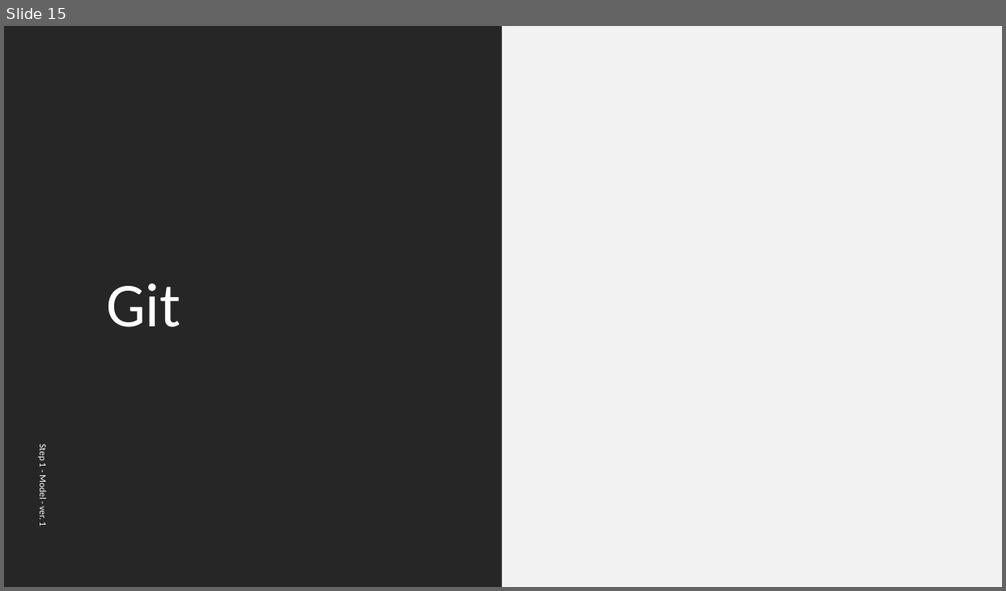
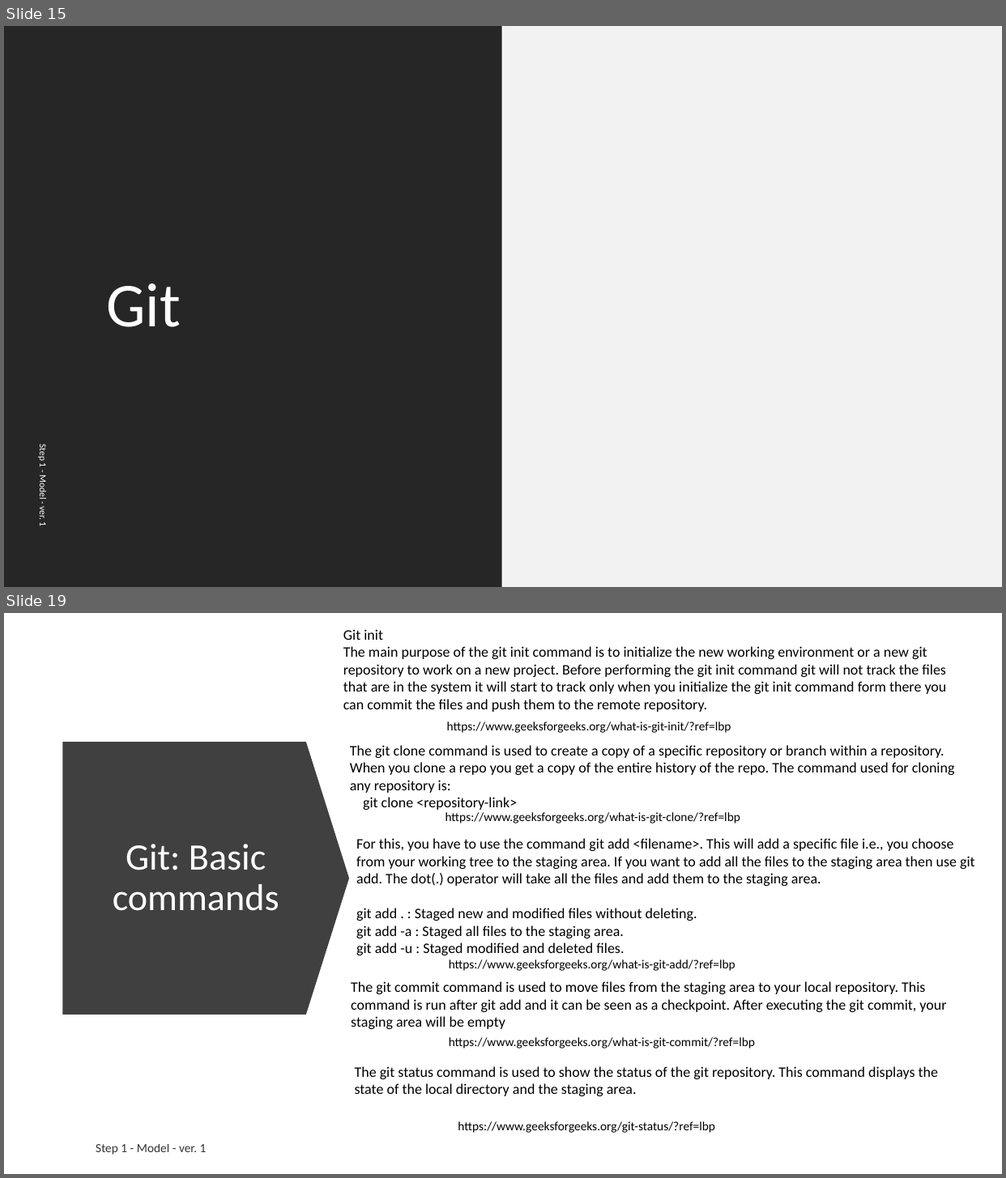
Before and after one commit to ext4dmin/DevOps-Mentorship, a slide deck: Step06-Version_Control_System_speach.pptx. Shown one above the other, each under a label of ours: slide 15 before the commit, slides 15 and 19 after it; the slides between them are not shown. The pictures are 1006x591 and 1006x1178 pixels, drawn with LibreOffice and Linux fonts; fonts in the diff are those of the drawing. Boxes give left, top, right and bottom in pixels: in the first picture for what was removed or moved away, otherwise in the second. Text is boxed around its words. In the diff, an @@ line names an element or a change of style, - is before the commit and + after.

Commit message:
Step 6. VCS
Git section is added. Redy to Review

```diff
--- a/Step06-Version_Control_System_speach.pptx
+++ b/Step06-Version_Control_System_speach.pptx
@@ slide 19 added at [4,613,1002,1174], background #FFFFFF @@
@@ text added at [343,629,947,712], 14 pt, text #000000 @@
+Git init
+The main purpose of the git init command is to initialize the new working environment or a new git repository to work on a new project. Before performing the git init command git will not track the files that are in the system it will start to track only when you initialize the git init command form there you can commit the files and push them to the remote repository.
@@ text added at [447,722,731,733], 12 pt, text #000000 @@
+https://www.geeksforgeeks.org/what-is-git-init/?ref=lbp
@@ down arrow added at [63,742,350,1015], fill #404040 @@
@@ text added at [350,745,955,810], 14 pt, text #000000 @@
+The git clone command is used to create a copy of a specific repository or branch within a repository. When you clone a repo you get a copy of the entire history of the repo. The command used for cloning any repository is:
+git clone <repository-link>
@@ text added at [445,812,740,824], 12 pt, text #000000 @@
+https://www.geeksforgeeks.org/what-is-git-clone/?ref=lbp
@@ title added at [113,844,279,911], 36 pt, text #FFFFFF @@
+Git: Basic commands
@@ text added at [356,838,975,956], 14 pt, text #000000 @@
+For this, you have to use the command git add <filename>. This will add a specific file i.e., you choose from your working tree to the staging area. If you want to add all the files to the staging area then use git add. The dot(.) operator will take all the files and add them to the staging area.
+git add . : Staged new and modified files without deleting.
+git add -a : Staged all files to the staging area.
+git add -u : Staged modified and deleted files.
@@ text added at [449,960,735,971], 12 pt, text #000000 @@
+https://www.geeksforgeeks.org/what-is-git-add/?ref=lbp
@@ text added at [351,982,946,1029], 14 pt, text #000000 @@
+The git commit command is used to move files from the staging area to your local repository. This command is run after git add and it can be seen as a checkpoint. After executing the git commit, your staging area will be empty
@@ text added at [449,1037,755,1049], 12 pt, text #000000 @@
+https://www.geeksforgeeks.org/what-is-git-commit/?ref=lbp
@@ text added at [355,1067,938,1097], 14 pt, text #000000 @@
+The git status command is used to show the status of the git repository. This command displays the state of the local directory and the staging area.
@@ text added at [458,1122,715,1133], 12 pt, text #000000 @@
+https://www.geeksforgeeks.org/git-status/?ref=lbp
@@ text added at [96,1144,206,1155], 12 pt, text #000000 at 80% opacity @@
+Step 1 - Model - ver. 1
```
Also in this commit, not shown: 8 other slides added, 1 other file.
